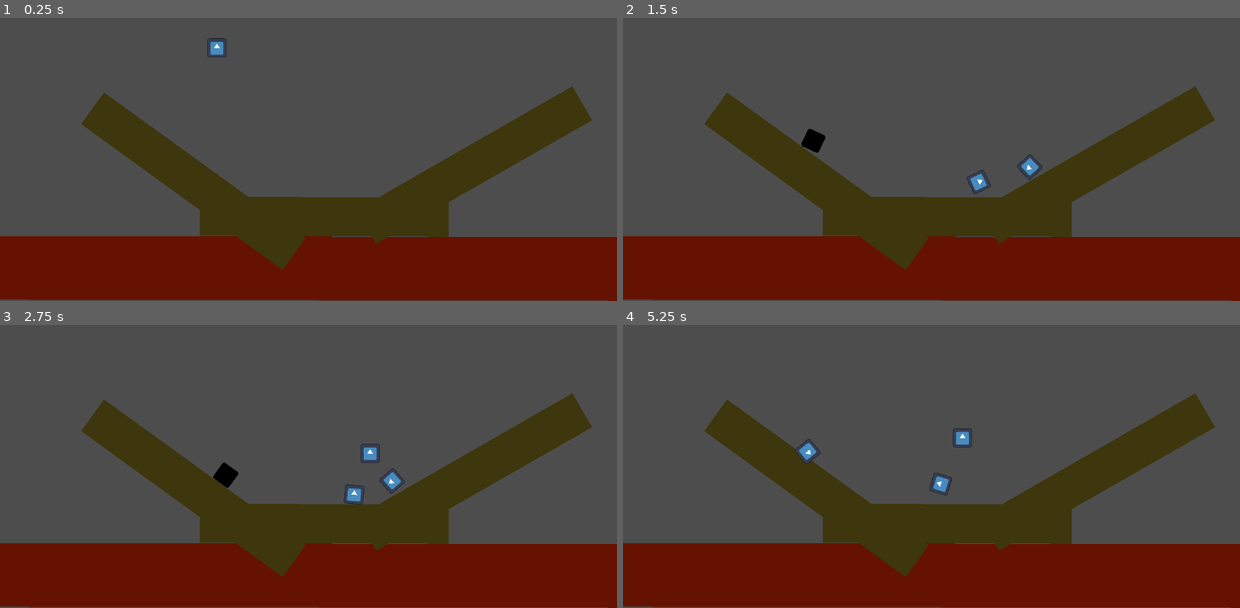
Above: before the commit, frames 1-4 (two rows, left to right).
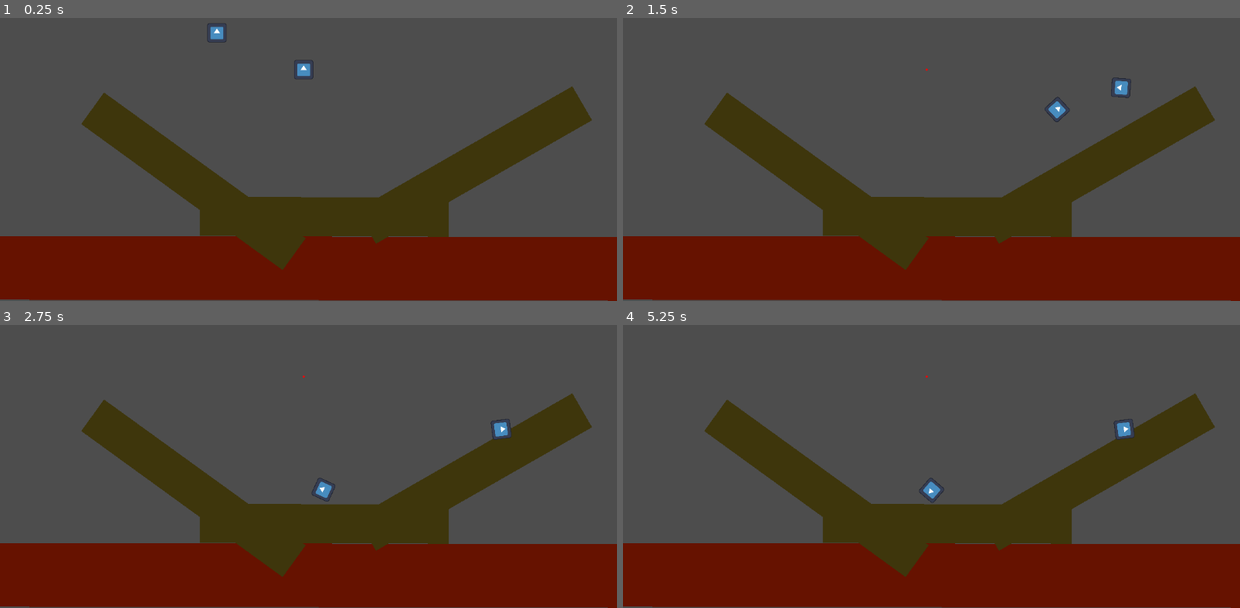
Above: after the commit, the same moments.

Repository: CodyI20/stacking-boxes
Game: Godot game, scene res://Scenes/game.tscn
Same seed, same stepped clock (60 frames per second), same inputs: the game is played once before the commit and once after it. The project has no main scene, so this scene is started directly. The engine's default icon, where the game draws it, is replaced by a stand-in: a white triangle on a blue panel in a dark square.
Inputs (mouse positions are in pixels of both pictures, inside the frame that each line leads up to):
- Up to frame 1 (0.25 s): no input
- Up to frame 2 (1.5 s): move the mouse to (1067, 111) at 0.52 s; hold D (Right) 0.53-1.28 s; tap Space (Space) at 0.6, 1.35 s; move the mouse to (808, 145) at 1.27 s; hold A (Left) from 1.28 s (still down)
- Up to frame 3 (2.75 s): move the mouse to (370, 358) at 2.02 s; release A (Left) at 2.03 s; hold D (Right) from 2.03 s (still down); tap Space (Space) at 2.1 s
- Up to frame 4 (5.25 s): move the mouse to (900, 503) at 2.77 s; tap Space (Space) every 0.75 s from 2.85 to 5.1 s; move the mouse to (1116, 486) at 3.52 s; release D (Right) at 3.53 s; hold A (Left) from 3.53 s (still down); move the mouse to (746, 381) at 4.27 s; move the mouse to (962, 435) at 5.02 s

The runs differ from the first frame. In frame 1, 0.4% of the frame differs, in the area x 33-51%, y 1-22%; in frame 2, 0.8%; in frame 3, 0.9%, in the area x 34-83%, y 17-64%; in frame 4, 0.7%.

Commit message:
Game loop logic
 - Created logic for instantiating a random object scene at a specific point in the world (for now)
 - Created logic within the stackable object for moving it left and right, as well as dropping it by pressing an action ("Space" for now)

Diff:
--- /dev/null
+++ b/GDScripts/base_stackable_object.gd
@@ -0,0 +1,22 @@
+extends RigidBody2D
+
+@export var move_speed := 10.0
+
+func _ready() -> void:
+	freeze = true
+
+func pre_release_process() -> void:
+	if freeze == false:
+		return
+	var direction := Input.get_axis("Left","Right")
+	global_position.x += move_speed * direction
+
+func try_release_process() -> void:
+	if Input.is_action_just_pressed("Space"):
+		freeze = false
+
+func _process(delta: float) -> void:
+	try_release_process()
+
+func _physics_process(delta: float) -> void:
+	pre_release_process()
--- a/GDScripts/stackable_object_spawner.gd
+++ b/GDScripts/stackable_object_spawner.gd
@@ -11,8 +11,10 @@
 
 # Called every frame. 'delta' is the elapsed time since the previous frame.
 func _process(delta: float) -> void:
-	if Input.is_action_just_pressed("Space"):
+	# Check if the spawner has objects inside of it to be able to spawn new ones
+	if get_child_count() == 0:
 		spawn_object()
+	queue_redraw()
 
 # This function gets a random number, then gets a random scene from the array and instantiates it
 func spawn_object() -> void:
@@ -22,8 +24,11 @@
 	# Save the instance of the scene in a variable so we can modify certain properties, such as the position in this case
 	var scene_instance = stackableObjectsScenes[random_object_number].instantiate()
 
-	# Modify the position of the scene (it will be set to the mouse position for now)
-	scene_instance.global_position = get_global_mouse_position()
+	# Set the position of the scene instance to the parameter
+	scene_instance.global_position = to_local(global_position)
 
 	# Add it as child to the Node this script is attached to
 	add_child(scene_instance)
+
+func _draw() -> void:
+	draw_circle(to_local(global_position), 2.0, Color.RED)
--- a/Scenes/Inherited/StackableObject/Base/base_stackable_object.tscn
+++ b/Scenes/Inherited/StackableObject/Base/base_stackable_object.tscn
@@ -1,6 +1,7 @@
-[gd_scene load_steps=4 format=3 uid="uid://dbo7mjohyjxd7"]
+[gd_scene load_steps=5 format=3 uid="uid://dbo7mjohyjxd7"]
 
 [ext_resource type="PhysicsMaterial" uid="uid://cmt6cvr6etpd0" path="res://Resources/bouncy_material.tres" id="1_03fib"]
+[ext_resource type="Script" path="res://GDScripts/base_stackable_object.gd" id="2_4ujyi"]
 [ext_resource type="Texture2D" uid="uid://d3qpf0cd85116" path="res://Art/icon.svg" id="2_op177"]
 
 [sub_resource type="CircleShape2D" id="CircleShape2D_rucqf"]
@@ -8,8 +9,10 @@
 
 [node name="BaseStackableObject" type="RigidBody2D"]
 collision_layer = 2
+collision_mask = 3
 physics_material_override = ExtResource("1_03fib")
 freeze_mode = 1
+script = ExtResource("2_4ujyi")
 
 [node name="Icon" type="Sprite2D" parent="."]
 scale = Vector2(0.28125, 0.28125)
--- a/Scenes/game.tscn
+++ b/Scenes/game.tscn
@@ -78,6 +78,9 @@
 position = Vector2(405, 146)
 
 [node name="StackableObjectSpawner" type="Node2D" parent="."]
+position = Vector2(567, 215)
 script = ExtResource("3_gklty")
 
+[node name="DroppedObjectsContainer" type="Node2D" parent="."]
+
 [connection signal="body_entered" from="FLOOR" to="FLOOR" method="_on_body_entered"]
